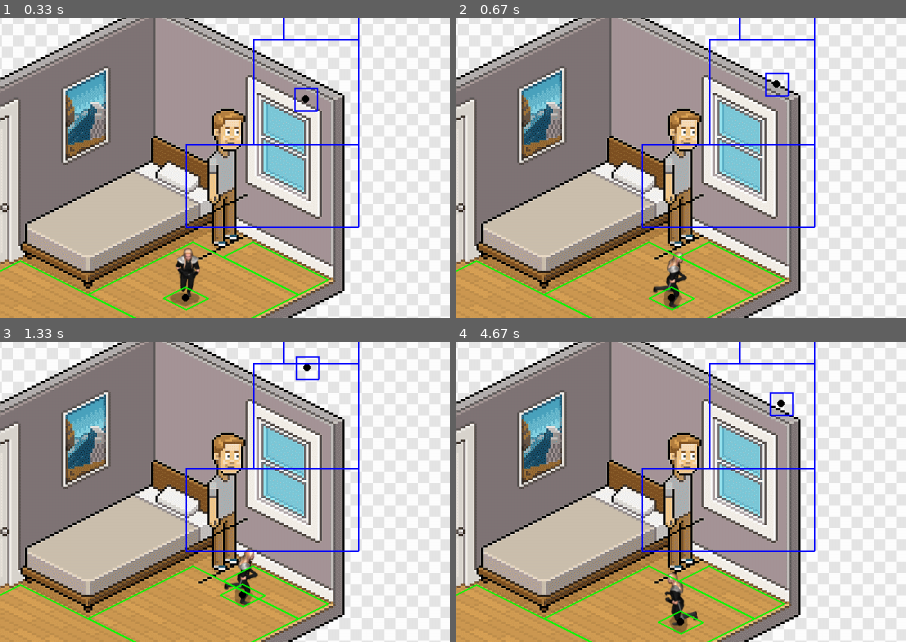
Above: before the commit, frames 1-4 (two rows, left to right).
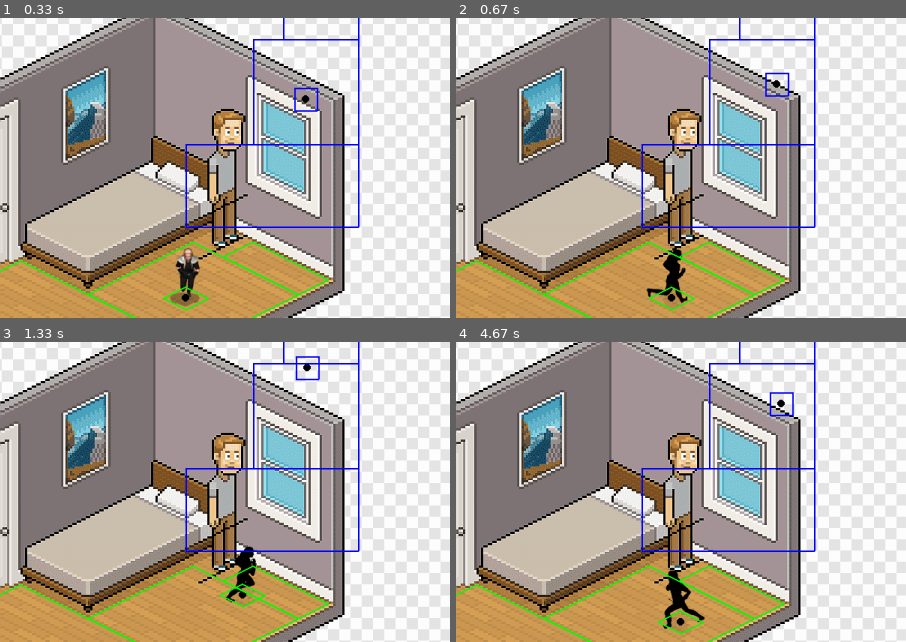
Above: after the commit, the same moments.

Repository: moises-dias/pygame-learning
Game: pygame game, started from main.py
Two runs of this game, one before a commit and one after it. Both use one fixed random seed, a clock stepped at 60 frames per second and the inputs below.
Inputs:
- Up to frame 1 (0.33 s): no input
- Up to frame 2 (0.67 s): hold Right from 0.33 s (still down)
- Up to frame 3 (1.33 s): release Right at 0.8 s; hold Up 0.83-1.13 s; hold Right from 1.17 s (still down)
- Up to frame 4 (4.67 s): release Right at 1.63 s; hold Left 1.67-2.2 s; hold Down 2.23-2.53 s; hold Left 2.57-2.97 s; hold Up 3-3.37 s; hold Right 3.4-4.03 s; hold Down 4.07-4.43 s; hold Left from 4.47 s (still down)
The pictures show only the part of the screen within x 24-74%, y 6-56%; the shares and areas given below are measured in that part.

Frame 1 is identical in both runs. In frame 2, 0.7% of the frame differs, in the area x 42-52%, y 77-98%; in frame 3, 0.7%; in frame 4, 0.8%, in the area x 46-56%, y 76-98%.

Commit message:
updating player class

Diff:
--- a/main.py
+++ b/main.py
@@ -24,7 +24,7 @@
 player = Player(
     stage.starting_position,
     stage.isometric_starting_position,
-    sprite_flyweight.get_image("assets/player.jpg")
+    sprite_flyweight.get_image("assets/player_with_idle.png")
 )
 
 
@@ -51,7 +51,7 @@
         down = 1
 
     if (up + down + left + right) > 0:
-        player.walking = True
+        # player.walking = True
         player.walk(up, down, left, right, stage.floor.squares)
     else:
         player.walking = False
--- a/player.py
+++ b/player.py
@@ -19,6 +19,7 @@
         ]
         self.speed = 2
         self.speed_reducer = 0.5
+        # TODO direction e walking e usado na sprite, mas e atributo do player, onde deixar?
         self.walking = False
         self.direction = "S"
 
@@ -37,6 +38,12 @@
 
     #TODO walk tem que atualizar os atributos da sprite
     def walk(self, up, down, left, right, floor_bboxes):
+
+        if (up - down) != 0 or (left - right) != 0:
+            self.walking = True
+        else:
+            self.walking = False
+            return
 
         self.update_direction(up, down, left, right)
 
@@ -154,3 +161,11 @@
 
         if (up, down, left, right) in self.direction_dict:
             self.direction = self.direction_dict[(up, down, left, right)]
+
+    def reset_position(self, pos, isometric_pos, direction):
+        self.pos = pos
+        self.isometric_pos = isometric_pos
+        self.walking = False
+        self.direction = direction
+        # TODO se o player ja estivesse parado e olhando nessa direcao pode dar ruim?
+        self.sprite.update(self.direction, self.walking)
--- a/player_sprite.py
+++ b/player_sprite.py
@@ -1,5 +1,11 @@
 
 class PlayerSprite:
+    # condições:
+    # imagem de 800*1600
+    # 8 frames por tipo de movimento
+    # 8 colunas e 16 linhas
+    # as primeiras 8 linhas devem ser: S,O,E,N,SO,NO,SE,NE idle
+    # as ultimas 8 linhas devem ser: S,O,E,N,SO,NO,SE,NE andando
     def __init__(self, sprite_sheet):
         self.sprite_sheet = sprite_sheet
         self.offset_x = 50
@@ -7,7 +13,7 @@
         self.frame_w = 100
         self.frame_h = 100
         self.direction = "S"
-        self.moving = True
+        self.walking = False
         self.tick_count = 0
         self.tick_per_frame = 5
         self.current_frame = 0
@@ -28,7 +34,7 @@
         cropped_image = self.sprite_sheet.subsurface(
             (
                 self.current_frame * self.frame_w,
-                self.direction_dict_sprite[self.direction] * self.frame_h,
+                (self.direction_dict_sprite[self.direction] * self.frame_h) + (8 * self.walking * self.frame_h),
                 self.frame_w,
                 self.frame_h
             )
@@ -37,10 +43,15 @@
 
     def update(self, direction, walking):
         self.tick_count += 1
-        if self.tick_count >= self.tick_per_frame:
+
+        if self.direction != direction or self.walking != walking:
+            self.direction = direction
+            self.walking = walking
+            self.tick_count = 0
+            self.current_frame = 0
+
+        elif self.tick_count >= self.tick_per_frame:
             self.tick_count = 0
             self.current_frame += 1
             if self.current_frame >= self.max_frame:
                 self.current_frame = 0
-
-        self.direction = direction
